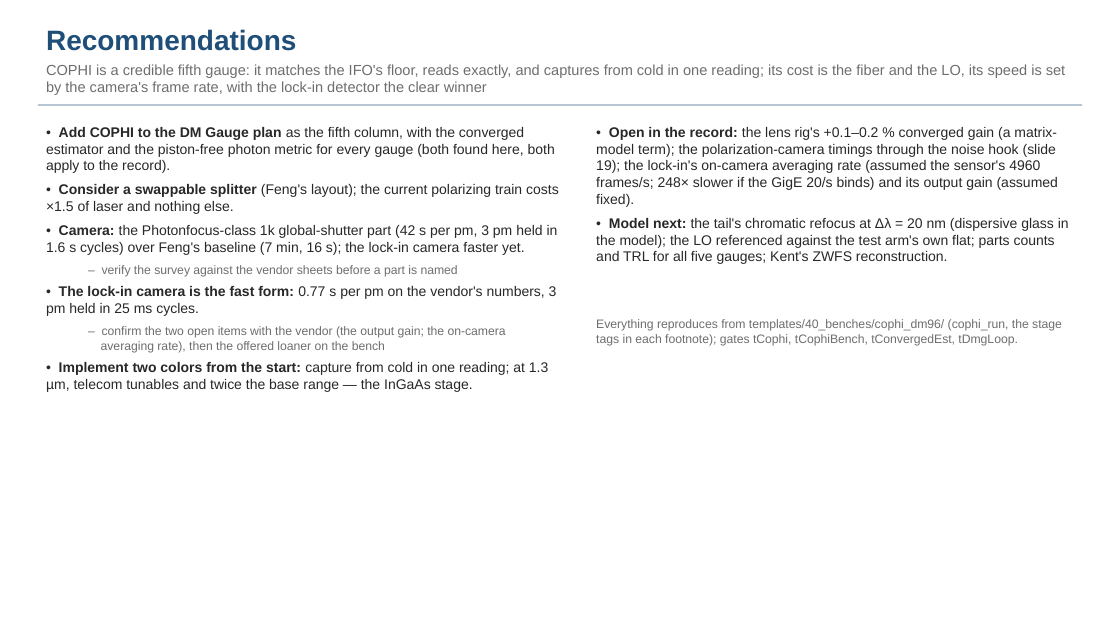
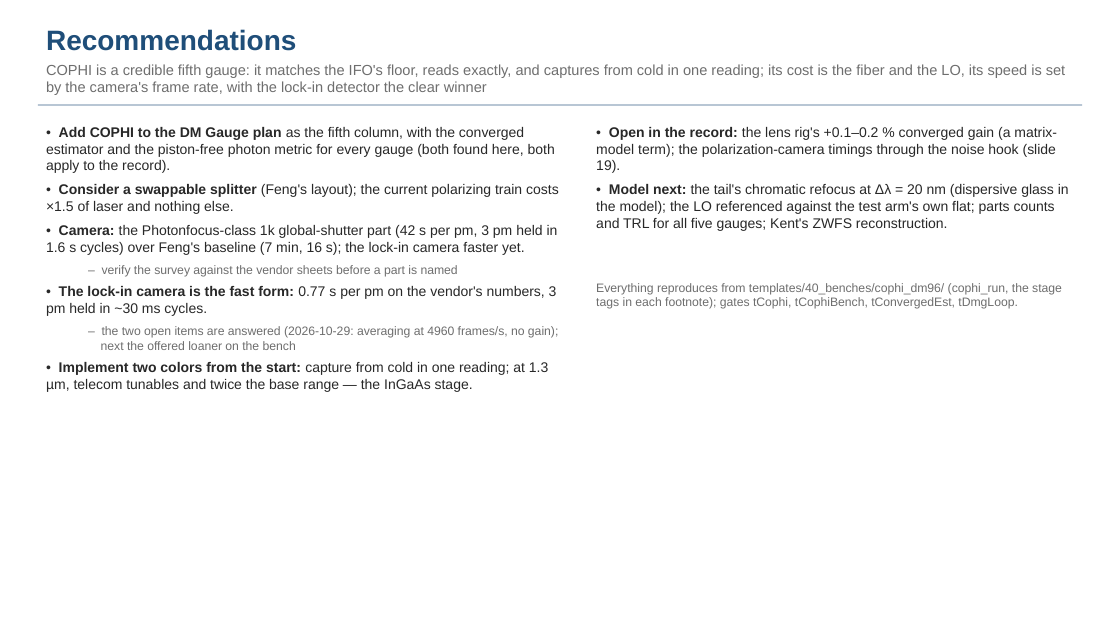
Before and after one commit to nasa-jpl/macos, a slide deck: slide 22 of demo_session/deck_cophi.pptx. Drawn at 1120x630 pixels with LibreOffice and Linux fonts; fonts in the diff are those of the drawing. Boxes give left, top, right and bottom in pixels: in the first picture for what was removed or moved away, otherwise in the second. Text is boxed around its words. In the diff, an @@ line names an element or a change of style, - is before the commit and + after.

```diff
--- a/demo_session/deck_cophi.pptx
+++ b/demo_session/deck_cophi.pptx
@@ text at bbox=[596, 127, 1057, 173]: text changed @@
-• Open in the record: the lens rig's +0.1–0.2 % converged gain (a matrix-model term); the polarization-camera timings through the noise hook (slide 19); the lock-in's on-camera averaging rate (assumed the sensor's 4960 frames/s; 248× slower if the GigE 20/s binds) and its output gain (assumed fixed).
+• Open in the record: the lens rig's +0.1–0.2 % converged gain (a matrix-model term); the polarization-camera timings through the noise hook (slide 19).
@@ text at bbox=[46, 286, 558, 350]: text changed @@
-• The lock-in camera is the fast form: 0.77 s per pm on the vendor's numbers, 3 pm held in 25 ms cycles.
-– confirm the two open items with the vendor (the output gain; the on-camera averaging rate), then the offered loaner on the bench
+• The lock-in camera is the fast form: 0.77 s per pm on the vendor's numbers, 3 pm held in ~30 ms cycles.
+– the two open items are answered (2026-10-29: averaging at 4960 frames/s, no gain); next the offered loaner on the bench
@@ text "Everything reproduces from templates/40_benches/cophi_dm96/  ...": place and size @@
-text "Everything reproduces from templates/40_benches/cophi_dm96/  ..." at bbox=[596, 319, 1062, 346]
+text "Everything reproduces from templates/40_benches/cophi_dm96/  ..." at bbox=[596, 283, 1062, 309]
```
Also in this commit, not shown: 11 other slides changed, 4 other files.
